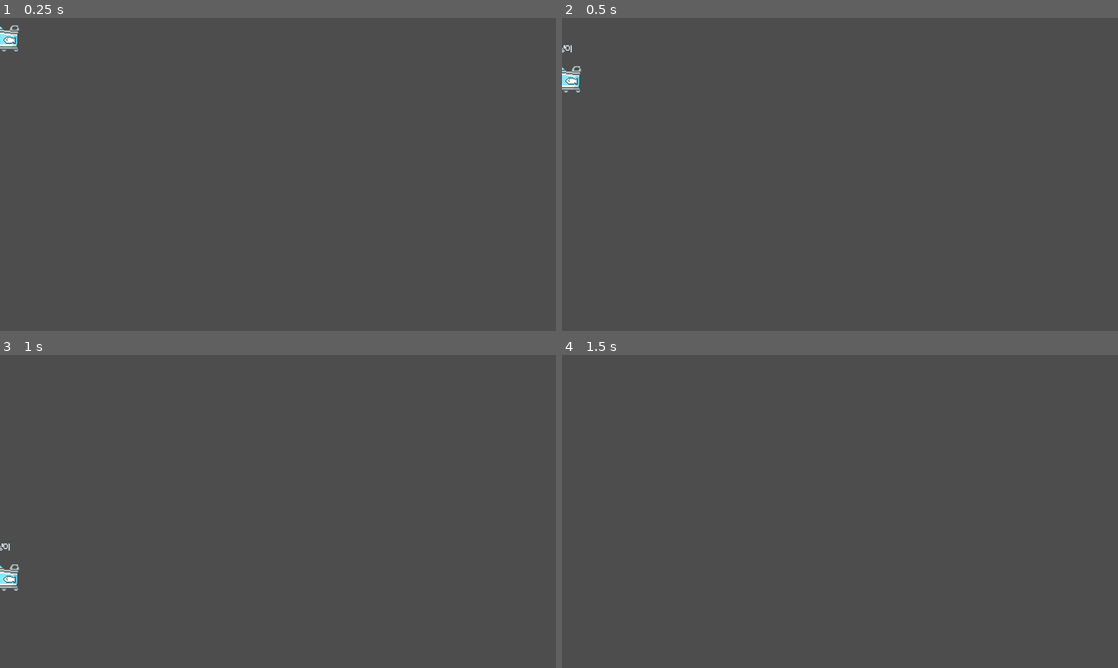
Above: before the commit, frames 1-4 (two rows, left to right).
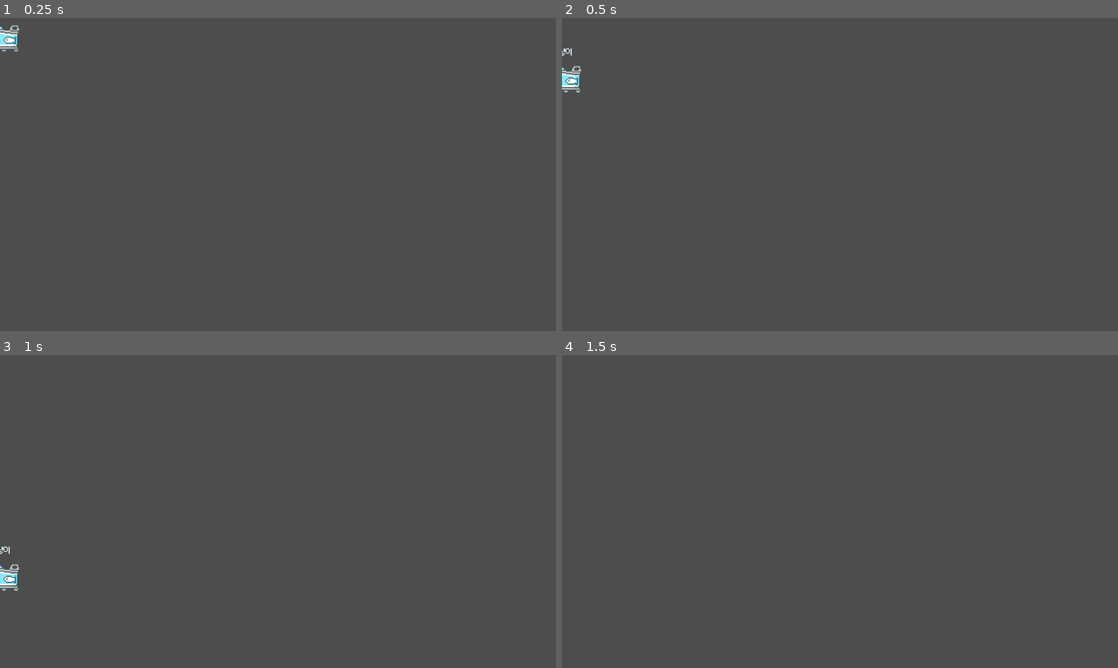
Above: after the commit, the same moments.

Repository: BlacK-CHi/cannyadachi
Game: Godot game, scene res://character/character.tscn
The game is run twice, just before and just after one commit, with the same random seed, the same clock (stepped at 60 frames per second) and the same inputs. This scene is started directly instead of the project's main scene.
Inputs (mouse positions are in pixels of both pictures, inside the frame that each line leads up to):
- Up to frame 1 (0.25 s): no input
- Up to frame 2 (0.5 s): no input
- Up to frame 3 (1 s): move the mouse to (400, 495) at 0.52 s; click (400, 495) at 0.67 s
- Up to frame 4 (1.5 s): drag from (728, 527) to (812, 574) at 1.27 s

Frame 1 is identical in both runs. In frame 2, less than 0.1% of the frame differs, in the area x 0-2%, y 8-12%; in frame 3, less than 0.1%, in the area x 0-2%, y 60-64%; in frame 4, nothing differs.

Commit message:
UI: 아바타 스케일 조정 슬라이더&기능 추가

Diff:
--- a/godot_overlay/character/script/characterMain.gd
+++ b/godot_overlay/character/script/characterMain.gd
@@ -55,6 +55,7 @@
 	direction = [-1, 1].pick_random()		# 초기 이동 방향을 랜덤하게 설정합니다.
 	viewportRect = get_viewport_rect()		# 현재 뷰포트 크기를 저장합니다.
 
+	change_scale(userConfig.avatarZoom)
 	get_viewport().size_changed.connect(_on_viewport_size_changed)
 
 # 사용자 데이터를 설정하고 캐릭터를 초기화합니다.
@@ -229,8 +230,10 @@
 	# 느낌표(!)로 시작하는 메시지는 명령어로 처리합니다.
 	if CHAT.to_lower().begins_with(">"):
 		handle_command(CHAT)
-	if CHAT.to_lower().begins_with("[캔냥닷치]"):
+
+	elif CHAT.to_lower().begins_with("🥫"):
 		return
+
 	else:
 		# 말풍선 인스턴스를 생성하고 화면에 추가합니다.
 		var bubble = chatBubble.instantiate()
@@ -289,11 +292,11 @@
 				set_color_by_name(parts[1])
 			else:
 				var colorNames = COLOR_PALETTE.keys()
-				globalNode.mainNode.chatMessage("[캔냥닷치] 사용할 수 있는 색상: %s" % str(colorNames))
+				globalNode.mainNode.chatMessage("🥫 사용할 수 있는 색상: %s" % str(colorNames))
 		">help", ">도움말":
-			globalNode.mainNode.chatMessage("[캔냥닷치] 사용할 수 있는 명령어: 점프, 앉아, 일어나, 색바꾸기, 도움말")
+			globalNode.mainNode.chatMessage("🥫 사용할 수 있는 명령어: 점프, 앉아, 일어나, 색바꾸기, 도움말")
 		_:
-			globalNode.mainNode.chatMessage("[캔냥닷치] 알 수 없는 명령어입니다.")
+			globalNode.mainNode.chatMessage("🥫 알 수 없는 명령어입니다.")
 
 # ──────────────────────────────────────────────────────────────────────────────────────────────── #
 
@@ -338,25 +341,32 @@
 	if userData:
 		userData.hueShift = HUE		# 색상 변경 후 사용자 정보에 Hue Shift 값을 저장합니다.
 
+
 func change_avatar(avatar_path: String) -> void:
 	if ResourceLoader.exists(avatar_path):
 		var avatar_scene = load(avatar_path)
 
 		sprite.sprite_frames = avatar_scene
-		var texture = sprite.sprite_frames.get_frame_texture("idle", 0)
-		var texSize = texture.get_size()
-		var nametagOffset = -(texSize.y * sprite.scale.y / 2) - 16
-		var chatOffset = nametagOffset - 28
-
-		$Collision.shape.size.x = texSize.x * sprite.scale.x
-		$Collision.shape.size.y = texSize.y * sprite.scale.y
-		$Nametag.position.y = nametagOffset
-		$ChatContainer.position.y = chatOffset
+		change_scale(userConfig.avatarZoom)
 
 		print("[Character] 아바타 변경됨: %s" % avatar_path)
 	else:
 		push_error("[Character] 아바타 파일을 찾을 수 없음: %s" % avatar_path)
 		sprite.sprite_frames = defaultSpriteSet
+		change_scale(userConfig.avatarZoom)
+
+func change_scale(scale_value: float) -> void:
+	var scaleTarget = Vector2(scale_value, scale_value)
+
+	var texture = sprite.sprite_frames.get_frame_texture("idle", 0)
+	var texSize = texture.get_size()
+	var nametagOffset = -(texSize.y * 2.0 * scaleTarget.y / 2) - 16
+	var chatOffset = nametagOffset - 28
+
+	$Collision.shape.size = texSize * 2.0 * scaleTarget.x
+	$Nametag.position.y = nametagOffset
+	$ChatContainer.position.y = chatOffset
+	$sprite.scale = 2.0 * scaleTarget
 
 # ──────────────────────────────────────────────────────────────────────────────────────────────── #
 
--- a/godot_overlay/class/userManager.gd
+++ b/godot_overlay/class/userManager.gd
@@ -56,6 +56,7 @@
 
 		var character = characterScene.instantiate()
 		user.characterNode = character
+
 		user_joined.emit(user)
 
 		if user.hiddenUser:
--- a/godot_overlay/mainWindow/mainProcess.gd
+++ b/godot_overlay/mainWindow/mainProcess.gd
@@ -170,7 +170,7 @@
 			if status == "connected":
 				print("[PROXY] 치지직 API와 성공적으로 연결되었습니다.")
 				globalNode.errorPopup.pop_error("알림", "치지직 API와 정상적으로 연결되었습니다.\n즐거운 스트리밍 되세요!")
-				chatMessage("[캔냥닷치] 캔냥닷치 오버레이 준비 완료!")
+				chatMessage("🥫 캔냥닷치 오버레이 준비 완료!")
 			else:
 				print("프록시 연결 상태: " + status)
 				proxyStatus.text = "✅ 연결됨"
@@ -229,7 +229,7 @@
 	var senderId = chat_data.get("sender_channel_id", "000000")
 	var message = chat_data.get("message", "")
 
-	if message.to_lower().begins_with("[캔냥닷치]"): # 챗봇 메시지는 무시
+	if message.to_lower().begins_with("🥫"): # 챗봇 메시지는 무시
 		pass
 	else:
 		print("[CHAT] %s (%s): %s" % [nickname, senderId, message])
@@ -377,3 +377,7 @@
 		globalNode.errorPopup.pop_error("오류", "기본 아바타로 설정된 아바타가 없습니다.\n기본 아바타를 설정해주세요.")
 		return false
 	return true
+
+
+func _on_zoom_value_changed(value: float) -> void:
+	pass # Replace with function body.
--- a/godot_overlay/mainWindow/mainWindow.tscn
+++ b/godot_overlay/mainWindow/mainWindow.tscn
@@ -636,10 +636,11 @@
 offset_bottom = 720.0
 theme_override_styles/panel = SubResource("StyleBoxFlat_wij7b")
 tab_alignment = 2
-current_tab = 0
+current_tab = 1
 tabs_position = 1
 
 [node name="사용자 관리" type="Control" parent="UI/settingUI_R/OptionPanel"]
+visible = false
 layout_mode = 2
 script = ExtResource("7_m6ih3")
 metadata/_tab_index = 0
@@ -812,7 +813,6 @@
 vertical_alignment = 1
 
 [node name="아바타" type="Control" parent="UI/settingUI_R/OptionPanel"]
-visible = false
 layout_mode = 2
 script = ExtResource("8_egm1s")
 metadata/_tab_index = 1
@@ -865,6 +865,7 @@
 offset_right = 152.0
 offset_bottom = 131.0
 min_value = 1.0
+max_value = 128.0
 value = 32.0
 
 [node name="Height" type="SpinBox" parent="UI/settingUI_R/OptionPanel/아바타/NewAvatarWindow"]
@@ -873,6 +874,7 @@
 offset_right = 304.0
 offset_bottom = 131.0
 min_value = 1.0
+max_value = 128.0
 value = 32.0
 
 [node name="FrameSec" type="SpinBox" parent="UI/settingUI_R/OptionPanel/아바타/NewAvatarWindow"]
@@ -1082,15 +1084,15 @@
 offset_left = 24.0
 offset_top = 416.0
 offset_right = 296.0
-offset_bottom = 528.0
+offset_bottom = 504.0
 editable = false
 
 [node name="SetAsDefault" type="CheckBox" parent="UI/settingUI_R/OptionPanel/아바타"]
 layout_mode = 0
 offset_left = 24.0
-offset_top = 536.0
+offset_top = 512.0
 offset_right = 196.0
-offset_bottom = 560.0
+offset_bottom = 536.0
 text = "기본 아바타로 설정"
 
 [node name="Label2" type="Label" parent="UI/settingUI_R/OptionPanel/아바타"]
@@ -1110,6 +1112,37 @@
 offset_bottom = 408.0
 text = "제작자"
 vertical_alignment = 1
+
+[node name="Label4" type="Label" parent="UI/settingUI_R/OptionPanel/아바타"]
+layout_mode = 0
+offset_left = 24.0
+offset_top = 576.0
+offset_right = 128.0
+offset_bottom = 608.0
+text = "아바타 표시 배율"
+vertical_alignment = 1
+
+[node name="ZoomLevel" type="Label" parent="UI/settingUI_R/OptionPanel/아바타"]
+layout_mode = 0
+offset_left = 192.0
+offset_top = 576.0
+offset_right = 296.0
+offset_bottom = 608.0
+text = "x0.0"
+horizontal_alignment = 2
+vertical_alignment = 1
+
+[node name="ZoomSlider" type="HSlider" parent="UI/settingUI_R/OptionPanel/아바타"]
+layout_mode = 0
+offset_left = 24.0
+offset_top = 608.0
+offset_right = 296.0
+offset_bottom = 624.0
+min_value = 0.5
+max_value = 3.0
+step = 0.5
+value = 1.5
+tick_count = 6
 
 [node name="ContextMenu" parent="UI" instance=ExtResource("2_vnyth")]
 visible = false
@@ -1199,6 +1232,7 @@
 [connection signal="pressed" from="UI/settingUI_R/OptionPanel/아바타/LoadAvatar" to="UI/settingUI_R/OptionPanel/아바타" method="_on_load_avatar_pressed"]
 [connection signal="pressed" from="UI/settingUI_R/OptionPanel/아바타/DeleteAvatar" to="UI/settingUI_R/OptionPanel/아바타" method="_on_remove_avatar_pressed"]
 [connection signal="toggled" from="UI/settingUI_R/OptionPanel/아바타/SetAsDefault" to="UI/settingUI_R/OptionPanel/아바타" method="_on_default_avatar_toggled"]
+[connection signal="value_changed" from="UI/settingUI_R/OptionPanel/아바타/ZoomSlider" to="UI/settingUI_R/OptionPanel/아바타" method="_on_zoom_value_changed"]
 [connection signal="request_completed" from="RESTCaller" to="." method="_on_RESTCaller_completed"]
 [connection signal="user_chat" from="ChatUserManager" to="." method="_on_user_chat"]
 [connection signal="user_joined" from="ChatUserManager" to="." method="_on_user_joined"]
--- a/godot_overlay/mainWindow/tabAvatar.gd
+++ b/godot_overlay/mainWindow/tabAvatar.gd
@@ -7,6 +7,7 @@
 var selectedAvatarName = ""
 
 signal avatar_refresh()
+
 
 func _ready() -> void:
 	$SetAsDefault.disabled = true
@@ -19,6 +20,13 @@
 	await get_tree().process_frame
 	load_all_avatars()
 	refresh_avatar_list()
+	ui_load_settings()
+
+func _process(delta: float) -> void:
+	$ZoomLevel.text = "x" + str($ZoomSlider.value)
+
+func ui_load_settings() -> void:
+	$ZoomSlider.value = userConfig.avatarZoom
 
 func load_all_avatars() -> void:
 	all_avatars = avatarDatabase.get_all_avatars()
@@ -94,3 +102,11 @@
 	$AvatarAuthor.text = ""
 	$AvatarDesc.text = ""
 	refresh_avatar_list()
+
+func _on_zoom_value_changed(value: float) -> void:
+	userConfig.avatarZoom = value
+
+	var characterContainer = $"../../../../CharacterContainer"
+	for character in characterContainer.get_children():
+		if is_instance_valid(character) and character is CharacterBody2D:
+			character.change_scale(value)
--- a/godot_overlay/mainWindow/userConfig.gd
+++ b/godot_overlay/mainWindow/userConfig.gd
@@ -94,6 +94,12 @@
 			autoRefreshTime = value
 			save_settings()
 
+var avatarZoom: float = 1.0:
+	set(value):
+		if avatarZoom != value:
+			avatarZoom = value
+			save_settings()
+
 # ──────────────────────────────────────────────────────────────────────────── #
 func _ready():
 	load_settings()
@@ -117,6 +123,7 @@
 	config.set_value("spawn", "spawnOffsetX", spawnOffsetX)
 	config.set_value("spawn", "spawnOffsetY", spawnOffsetY)
 	config.set_value("manager", "autoRefreshTime", autoRefreshTime)
+	config.set_value("avatar", "avatarZoom", avatarZoom)
 
 	var err = config.save(SAVE_PATH)
 	if err != OK:
@@ -144,3 +151,4 @@
 	spawnOffsetX = config.get_value("spawn", "spawnOffsetX", 0.0)
 	spawnOffsetY = config.get_value("spawn", "spawnOffsetY", 0.0)
 	autoRefreshTime = config.get_value("manager", "autoRefreshTime", 30.0)
+	avatarZoom = config.get_value("avatar", "avatarZoom", 1.0)
